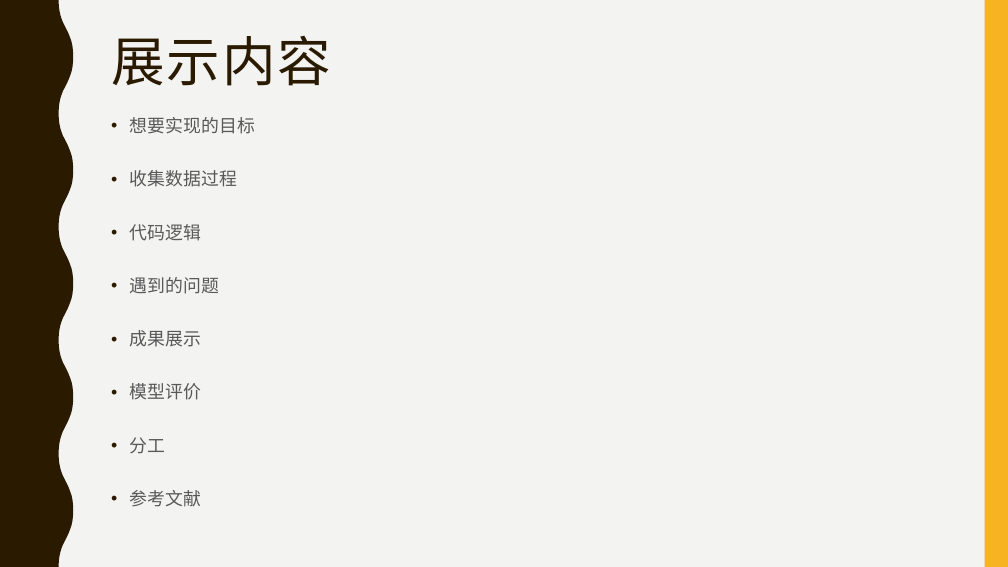
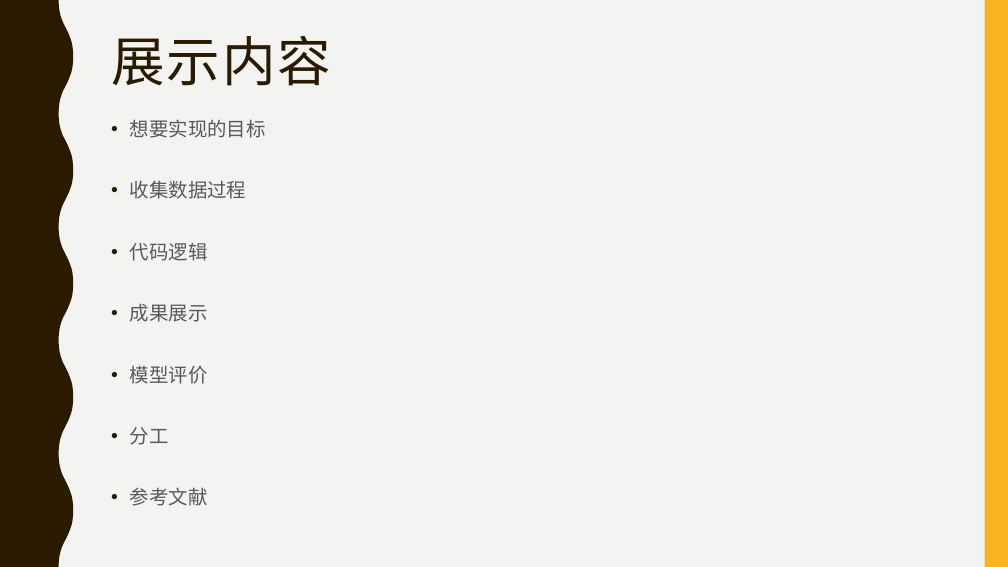
Before and after one commit to info-ruc/ai-project-2017, a slide deck: slide 2 of 2015202009(2)/第二次展示.pptx. Drawn at 1008x567 pixels with LibreOffice and Linux fonts; fonts in the diff are those of the drawing. Boxes give left, top, right and bottom in pixels: in the first picture for what was removed or moved away, otherwise in the second. Text is boxed around its words. In the diff, an @@ line names an element or a change of style, - is before the commit and + after.

```diff
--- a/2015202009(2)/第二次展示.pptx
+++ b/2015202009(2)/第二次展示.pptx
@@ text "想要实现的目标" at (130, 119, 266, 506): size 17 to 18.5 pt; line spacing 0.9 to 1 @@
@@ text at (130, 277, 219, 294): paragraph removed @@
-• 遇到的问题
```
Also in this commit, not shown: 4 other slides changed, 2 slides removed, 2 other files.
